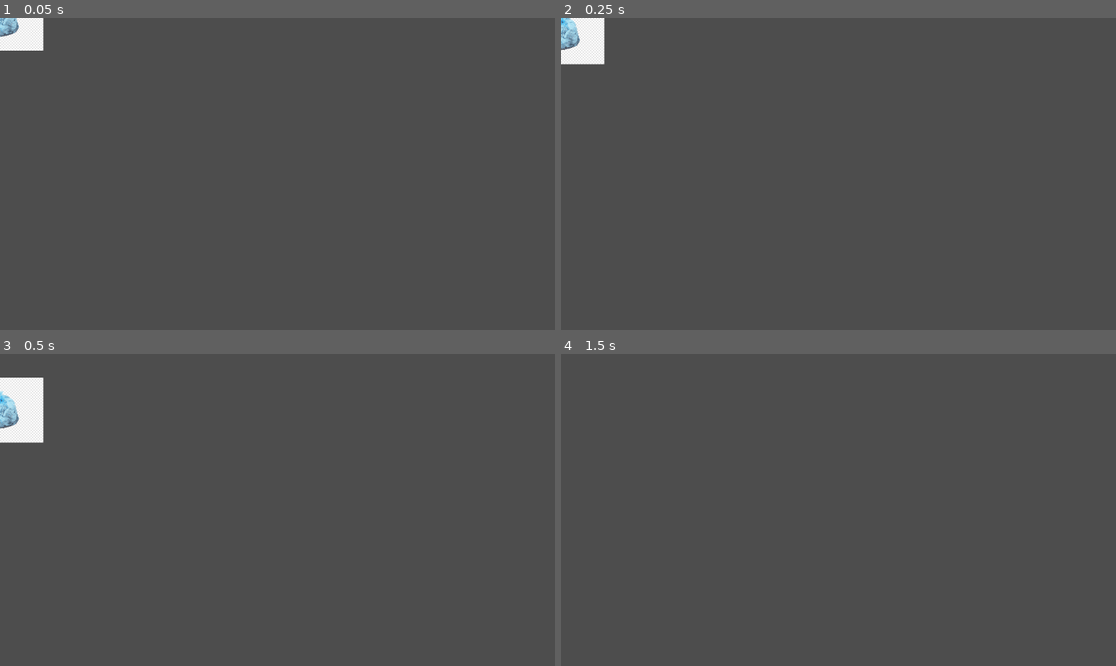
Above: before the commit, frames 1-4 (two rows, left to right).
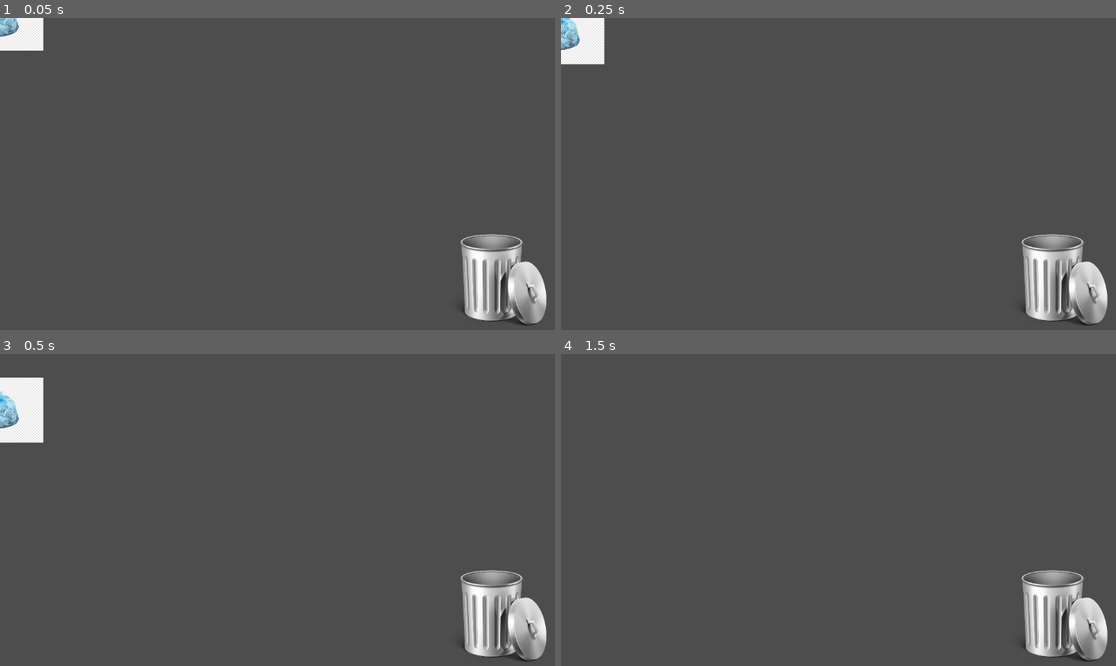
Above: after the commit, the same moments.

Repository: Femurbreak/Prototype_Garbage
Game: Godot game, scene res://Main.tscn
Two runs of this game, one before a commit and one after it. Both use one fixed random seed, a clock stepped at 60 frames per second and the inputs below. Before the commit the project has no main scene; this scene is started directly in both runs.
Inputs:
- Up to frame 1 (0.05 s): no input
- Up to frame 2 (0.25 s): no input
- Up to frame 3 (0.5 s): no input
- Up to frame 4 (1.5 s): no input

The runs differ from the first frame. In frame 1, 3.3% of the frame differs, in the area x 82-99%, y 69-99%; in frame 2, 3.3%; in frame 3, 3.3%; in frame 4, 3.3%.

Commit message:
Can Added w/ Collision

Diff:
--- a/Main.tscn
+++ b/Main.tscn
@@ -1,6 +1,7 @@
-[gd_scene load_steps=2 format=3 uid="uid://dpjkp2tv1wb5e"]
+[gd_scene load_steps=3 format=3 uid="uid://dpjkp2tv1wb5e"]
 
 [ext_resource type="Texture2D" uid="uid://c6tgio38d1n4c" path="res://Sprites/Garbage Bag Sprite.png" id="1_bpp3e"]
+[ext_resource type="PackedScene" uid="uid://ble5oel4vhttm" path="res://Scenes/garbage_can.tscn" id="2_sjg2u"]
 
 [node name="Node2D" type="Node2D"]
 
@@ -9,3 +10,7 @@
 [node name="GarbageBagSprite" type="Sprite2D" parent="RigidBody2D"]
 scale = Vector2(0.2, 0.2)
 texture = ExtResource("1_bpp3e")
+
+[node name="Garbage_Can" parent="." instance=ExtResource("2_sjg2u")]
+position = Vector2(1033, 539)
+scale = Vector2(0.4, 0.4)
--- /dev/null
+++ b/Scenes/garbage_can.tscn
@@ -0,0 +1,18 @@
+[gd_scene load_steps=3 format=3 uid="uid://ble5oel4vhttm"]
+
+[ext_resource type="Texture2D" uid="uid://bqxa00ok47eth" path="res://Sprites/Trash Can.png" id="1_1n4ln"]
+
+[sub_resource type="RectangleShape2D" id="RectangleShape2D_6fkdr"]
+size = Vector2(227, 241)
+
+[node name="Garbage_Can" type="Area2D"]
+
+[node name="Sprite2D" type="Sprite2D" parent="."]
+texture = ExtResource("1_1n4ln")
+
+[node name="CollisionPolygon2D" type="CollisionPolygon2D" parent="."]
+polygon = PackedVector2Array(-179, -188, -191, -188, -170, 184, -134, 209, -83, 222, -26, 226, 43, 218, 93, 197, 128, 234, 155, 243, 197, 236, 214, 231, 238, 202, 254, 139, 252, 77, 234, 7, 209, -40, 179, -73, 148, -84, 119, -78, 130, -191, 116, -190, 86, 175, -155, 175)
+
+[node name="CollisionShape2D" type="CollisionShape2D" parent="."]
+position = Vector2(-33.5, 48.5)
+shape = SubResource("RectangleShape2D_6fkdr")
--- a/project.godot
+++ b/project.godot
@@ -11,5 +11,6 @@
 [application]
 
 config/name="Garbage Game"
+run/main_scene="res://Main.tscn"
 config/features=PackedStringArray("4.2", "Forward Plus")
 config/icon="res://icon.svg"
Binary file added: Sprites/Trash Can.png
Not shown, added: Sprites/Trash Can.png.import
